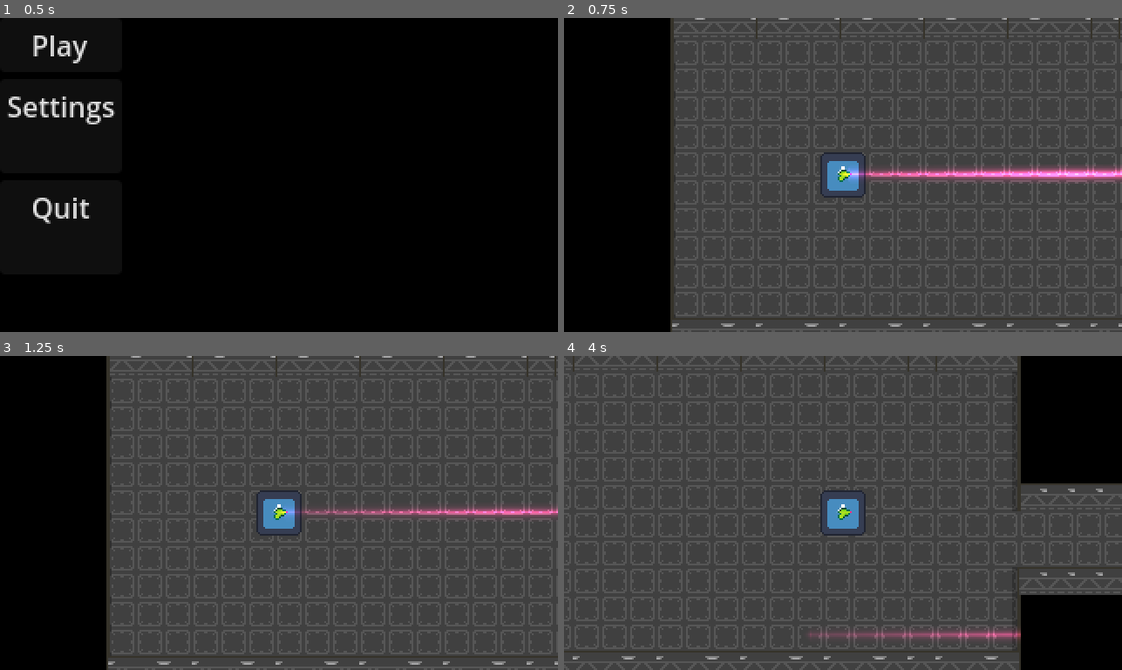
Above: before the commit, frames 1-4 (two rows, left to right).
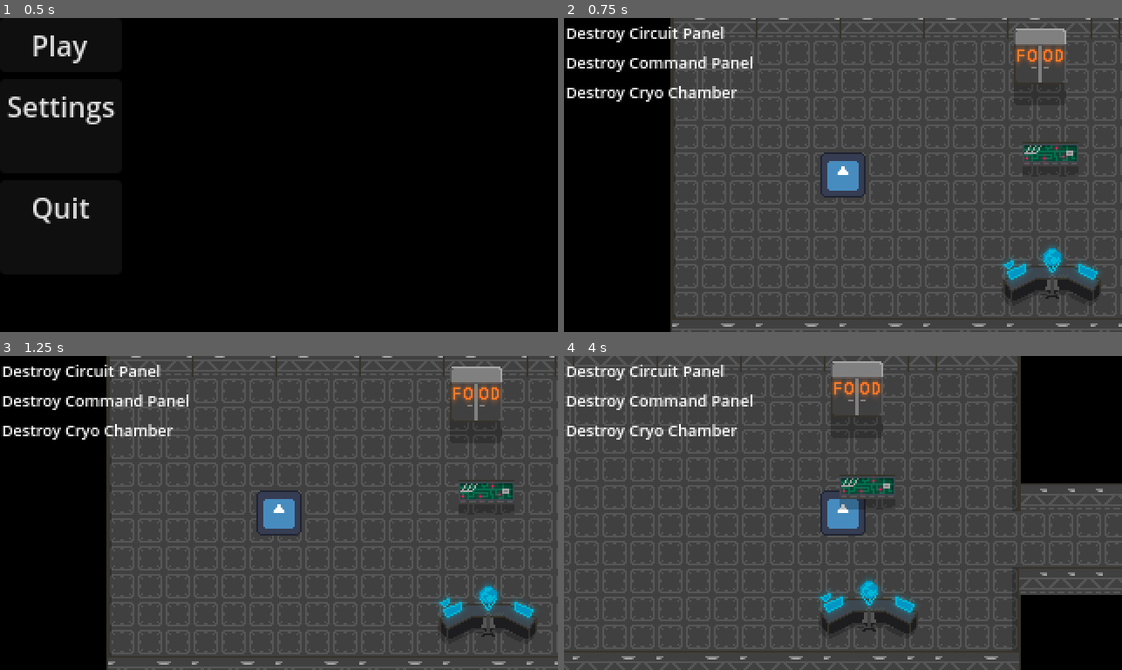
Above: after the commit, the same moments.

Repository: CrankyCranton/Godot-Jam-3
Game: Godot game, scene res://scenes/menus/main_menu.tscn
Two runs of this game, one before a commit and one after it. Both use one fixed random seed, a clock stepped at 60 frames per second and the inputs below. The project has no main scene, so this scene is started directly. The engine's default icon, where the game draws it, is replaced by a stand-in: a white triangle on a blue panel in a dark square.
Inputs (mouse positions are in pixels of both pictures, inside the frame that each line leads up to):
- Up to frame 1 (0.5 s): no input
- Up to frame 2 (0.75 s): click "Play" at 0.5 s
- Up to frame 3 (1.25 s): no input
- Up to frame 4 (4 s): move the mouse to (965, 497) at 1.27 s; hold Right (ui_right) 1.28-2.03 s; right-click (965, 497) at 1.35 s; move the mouse to (731, 528) at 2.02 s; hold Down (ui_down) 2.03-2.78 s; tap Space (dash) at 2.1, 3.6 s; move the mouse to (898, 443) at 2.77 s; hold Right (ui_right) 2.78-3.53 s; right-click (898, 443) at 2.85 s; move the mouse to (815, 575) at 3.52 s; hold Up (ui_up) from 3.53 s (still down)

Frame 1 is identical in both runs. In frame 2, 6.6% of the frame differs, in the area x 0-100%, y 2-90%; in frame 3, 5.9%; in frame 4, 5.5%.

Commit message:
yeah

Diff:
--- a/assets/tiles/tiles_test.tscn
+++ b/assets/tiles/tiles_test.tscn
@@ -635,4 +635,4 @@
 shape = SubResource("RectangleShape2D_232dr")
 
 [node name="Gun" parent="." instance=ExtResource("18_t80qv")]
-position = Vector2(13, 26)
+position = Vector2(163, 95)
--- a/player/explosive/explosive.gd
+++ b/player/explosive/explosive.gd
@@ -14,4 +14,4 @@
 	queue_free()
 
 func _on_tilemap_detector_area_entered(area: Area2D) -> void:
-	pass
+	print('yo')
--- a/player/explosive/explosive.tscn
+++ b/player/explosive/explosive.tscn
@@ -3,8 +3,8 @@
 [ext_resource type="Texture2D" uid="uid://b2eftip5kqblb" path="res://icon.svg" id="1_2yinb"]
 [ext_resource type="Script" path="res://player/explosive/explosive.gd" id="1_feu6q"]
 
-[sub_resource type="CircleShape2D" id="CircleShape2D_s4ejm"]
-radius = 4.0
+[sub_resource type="RectangleShape2D" id="RectangleShape2D_mrd1y"]
+size = Vector2(6, 6)
 
 [sub_resource type="CircleShape2D" id="CircleShape2D_lkmev"]
 radius = 16.0
@@ -14,6 +14,8 @@
 collision_mask = 2
 mass = 500.0
 gravity_scale = 1.1
+linear_damp_mode = 1
+linear_damp = -1.0
 script = ExtResource("1_feu6q")
 
 [node name="Sprite2D" type="Sprite2D" parent="."]
@@ -24,7 +26,7 @@
 wait_time = 0.6
 
 [node name="CollisionShape2D" type="CollisionShape2D" parent="."]
-shape = SubResource("CircleShape2D_s4ejm")
+shape = SubResource("RectangleShape2D_mrd1y")
 
 [node name="tilemap_detector" type="Area2D" parent="."]
 collision_layer = 8
@@ -36,3 +38,4 @@
 shape = SubResource("CircleShape2D_lkmev")
 
 [connection signal="timeout" from="FuseTimer" to="." method="_on_fuse_timer_timeout"]
+[connection signal="area_entered" from="tilemap_detector" to="." method="_on_tilemap_detector_area_entered"]
--- a/player/player.gd
+++ b/player/player.gd
@@ -5,7 +5,7 @@
 
 @onready var camera:Camera2D = $Camera2D
 @onready var dash_timer:Timer = $DashTimer
-@onready var gun:Node2D = $Gun
+#@onready var gun:Node2D = $Gun
 
 var number_of_bombs:int = 2
 
@@ -54,3 +54,6 @@
 	can_dash = false
 	await get_tree().create_timer(0.3).timeout
 	can_dash = true
+
+func remove_task(indx:int):
+	$CanvasLayer/Task_list.remove_task(2)
--- a/player/player.tscn
+++ b/player/player.tscn
@@ -3,7 +3,7 @@
 [ext_resource type="Script" path="res://player/player.gd" id="1_11ufu"]
 [ext_resource type="Texture2D" uid="uid://b2eftip5kqblb" path="res://icon.svg" id="2_ws4fl"]
 [ext_resource type="Script" path="res://player/camera_2d.gd" id="3_x245e"]
-[ext_resource type="PackedScene" uid="uid://dl5w1mq85c82p" path="res://scenes/items/gun.tscn" id="4_r7ybj"]
+[ext_resource type="PackedScene" uid="uid://b0k8ilvat2ipt" path="res://scenes/task_list.tscn" id="5_8v87v"]
 
 [sub_resource type="RectangleShape2D" id="RectangleShape2D_c2nbx"]
 
@@ -26,7 +26,12 @@
 [node name="DashTimer" type="Timer" parent="."]
 wait_time = 0.1
 
-[node name="Gun" parent="." instance=ExtResource("4_r7ybj")]
-position = Vector2(1, 0)
+[node name="CanvasLayer" type="CanvasLayer" parent="."]
+
+[node name="Task_list" parent="CanvasLayer" instance=ExtResource("5_8v87v")]
+offset_left = 1.0
+offset_top = 2.0
+offset_right = -211.0
+offset_bottom = -130.0
 
 [connection signal="timeout" from="DashTimer" to="." method="_on_dash_timer_timeout"]
--- /dev/null
+++ b/scenes/targets/Command_panel.tscn
@@ -0,0 +1,30 @@
+[gd_scene load_steps=5 format=3 uid="uid://cwphqpxoah3vh"]
+
+[ext_resource type="Texture2D" uid="uid://cs5f7dqc1w4yu" path="res://assets/targets/command_panel/command_panel.png" id="1_ibc23"]
+[ext_resource type="Script" path="res://scenes/targets/command_panel.gd" id="1_yd0i4"]
+
+[sub_resource type="RectangleShape2D" id="RectangleShape2D_2ssxf"]
+size = Vector2(57, 32)
+
+[sub_resource type="RectangleShape2D" id="RectangleShape2D_iyxax"]
+size = Vector2(95, 55)
+
+[node name="Command Panel" type="StaticBody2D"]
+script = ExtResource("1_yd0i4")
+
+[node name="Sprite2D" type="Sprite2D" parent="."]
+texture = ExtResource("1_ibc23")
+
+[node name="CollisionShape2D" type="CollisionShape2D" parent="."]
+position = Vector2(0.5, 6)
+shape = SubResource("RectangleShape2D_2ssxf")
+
+[node name="Area2D" type="Area2D" parent="."]
+collision_layer = 0
+collision_mask = 8
+
+[node name="CollisionShape2D" type="CollisionShape2D" parent="Area2D"]
+position = Vector2(0.5, 7)
+shape = SubResource("RectangleShape2D_iyxax")
+
+[connection signal="area_entered" from="Area2D" to="." method="_on_area_2d_area_entered"]
--- /dev/null
+++ b/scenes/targets/circuit_board.gd
@@ -0,0 +1,7 @@
+extends StaticBody2D
+
+
+func _on_area_2d_area_entered(area: Area2D) -> void:
+	var player = get_tree().get_first_node_in_group("player")
+	player.remove_task(0)
+	queue_free()
--- /dev/null
+++ b/scenes/targets/circuit_board.tscn
@@ -0,0 +1,30 @@
+[gd_scene load_steps=5 format=3 uid="uid://bfd183gq6qrn5"]
+
+[ext_resource type="Script" path="res://scenes/targets/circuit_board.gd" id="1_fp3my"]
+[ext_resource type="Texture2D" uid="uid://xlhy665mvtt2" path="res://assets/targets/circut_board/circut_board.png" id="1_hsq0c"]
+
+[sub_resource type="RectangleShape2D" id="RectangleShape2D_xd5bw"]
+size = Vector2(32, 14)
+
+[sub_resource type="RectangleShape2D" id="RectangleShape2D_58r1i"]
+size = Vector2(40, 22)
+
+[node name="Circuit_board" type="StaticBody2D"]
+script = ExtResource("1_fp3my")
+
+[node name="CollisionShape2D" type="CollisionShape2D" parent="."]
+position = Vector2(0, -3)
+shape = SubResource("RectangleShape2D_xd5bw")
+
+[node name="Sprite2D" type="Sprite2D" parent="."]
+texture = ExtResource("1_hsq0c")
+
+[node name="Area2D" type="Area2D" parent="."]
+collision_layer = 0
+collision_mask = 8
+
+[node name="CollisionShape2D" type="CollisionShape2D" parent="Area2D"]
+position = Vector2(0, -3)
+shape = SubResource("RectangleShape2D_58r1i")
+
+[connection signal="area_entered" from="Area2D" to="." method="_on_area_2d_area_entered"]
--- /dev/null
+++ b/scenes/targets/command_panel.gd
@@ -0,0 +1,8 @@
+extends StaticBody2D
+
+
+func _on_area_2d_area_entered(area: Area2D) -> void:
+	print("hehe")
+	var player = get_tree().get_first_node_in_group("player")
+	player.remove_task(1)
+	queue_free()
--- /dev/null
+++ b/scenes/targets/refrigerator.gd
@@ -0,0 +1,7 @@
+extends StaticBody2D
+
+func _on_area_2d_area_entered(area: Area2D) -> void:
+	print("hello")
+	var player = get_tree().get_first_node_in_group("player")
+	player.remove_task(2)
+	queue_free()
--- /dev/null
+++ b/scenes/targets/refrigerator.tscn
@@ -0,0 +1,30 @@
+[gd_scene load_steps=5 format=3 uid="uid://b1wuosho1bmhl"]
+
+[ext_resource type="Texture2D" uid="uid://dmqjq6ybbi583" path="res://assets/targets/refrigerator/refrigerator.png" id="1_n5gjc"]
+[ext_resource type="Script" path="res://scenes/targets/refrigerator.gd" id="1_qyeeo"]
+
+[sub_resource type="RectangleShape2D" id="RectangleShape2D_g2e1f"]
+size = Vector2(31, 32)
+
+[sub_resource type="RectangleShape2D" id="RectangleShape2D_0pmjw"]
+size = Vector2(52, 48)
+
+[node name="Refrigerator" type="StaticBody2D"]
+script = ExtResource("1_qyeeo")
+
+[node name="Sprite2D" type="Sprite2D" parent="."]
+texture = ExtResource("1_n5gjc")
+
+[node name="CollisionShape2D" type="CollisionShape2D" parent="."]
+position = Vector2(-0.5, -8)
+shape = SubResource("RectangleShape2D_g2e1f")
+
+[node name="Area2D" type="Area2D" parent="."]
+collision_layer = 0
+collision_mask = 8
+
+[node name="CollisionShape2D" type="CollisionShape2D" parent="Area2D"]
+position = Vector2(0, -8)
+shape = SubResource("RectangleShape2D_0pmjw")
+
+[connection signal="area_entered" from="Area2D" to="." method="_on_area_2d_area_entered"]
--- /dev/null
+++ b/scenes/task_list.gd
@@ -0,0 +1,4 @@
+extends VBoxContainer
+
+func remove_task(task:int):
+	get_child(task).queue_free()
--- a/scenes/task_list.tscn
+++ b/scenes/task_list.tscn
@@ -1,33 +1,26 @@
-[gd_scene format=3 uid="uid://b0k8ilvat2ipt"]
+[gd_scene load_steps=2 format=3 uid="uid://b0k8ilvat2ipt"]
 
-[node name="Task_list" type="Control"]
-layout_mode = 3
+[ext_resource type="Script" path="res://scenes/task_list.gd" id="1_crn1h"]
+
+[node name="Task_list" type="VBoxContainer"]
 anchors_preset = 15
 anchor_right = 1.0
 anchor_bottom = 1.0
 grow_horizontal = 2
 grow_vertical = 2
+script = ExtResource("1_crn1h")
 
-[node name="Panel" type="Panel" parent="."]
-layout_mode = 0
-offset_right = 91.0
-offset_bottom = 48.0
+[node name="Label" type="Label" parent="."]
+layout_mode = 2
+theme_override_font_sizes/font_size = 9
+text = "Destroy Circuit Panel"
 
-[node name="VBoxContainer" type="VBoxContainer" parent="Panel"]
-layout_mode = 0
-offset_right = 93.0
-offset_bottom = 56.0
+[node name="Label2" type="Label" parent="."]
+layout_mode = 2
+theme_override_font_sizes/font_size = 9
+text = "Destroy Command Panel"
 
-[node name="ItemList" type="ItemList" parent="Panel/VBoxContainer"]
+[node name="Label3" type="Label" parent="."]
 layout_mode = 2
-theme_override_font_sizes/font_size = 8
-max_text_lines = 3
-auto_height = true
-text_overrun_behavior = 0
-item_count = 2
-icon_mode = 0
-item_0/text = "Destroy Power Plant"
-item_1/text = "Destroy Controls"
-
-[node name="HBoxContainer" type="HBoxContainer" parent="Panel/VBoxContainer"]
-layout_mode = 2
+theme_override_font_sizes/font_size = 9
+text = "Destroy Cryo Chamber"
--- /dev/null
+++ b/scenes/tile_stuff/level.gd
@@ -0,0 +1,6 @@
+extends Node2D
+
+
+
+func _ready() -> void:
+	Global.tiles = $wall
--- a/scenes/tile_stuff/level.tscn
+++ b/scenes/tile_stuff/level.tscn
@@ -1,10 +1,15 @@
-[gd_scene load_steps=4 format=4 uid="uid://dq3sthl2jphud"]
+[gd_scene load_steps=8 format=4 uid="uid://dq3sthl2jphud"]
 
 [ext_resource type="PackedScene" uid="uid://dddb85tuer0m3" path="res://scenes/tile_stuff/walls_tiles.tscn" id="1_4bfp6"]
+[ext_resource type="Script" path="res://scenes/tile_stuff/level.gd" id="1_t2uig"]
 [ext_resource type="PackedScene" uid="uid://dugnkc5e0uj6b" path="res://scenes/tile_stuff/floor.tscn" id="2_2o432"]
 [ext_resource type="PackedScene" uid="uid://bgou0u66jm82e" path="res://player/player.tscn" id="2_et8wx"]
+[ext_resource type="PackedScene" uid="uid://b1wuosho1bmhl" path="res://scenes/targets/refrigerator.tscn" id="5_4w7dk"]
+[ext_resource type="PackedScene" uid="uid://bfd183gq6qrn5" path="res://scenes/targets/circuit_board.tscn" id="6_site6"]
+[ext_resource type="PackedScene" uid="uid://cwphqpxoah3vh" path="res://scenes/targets/Command_panel.tscn" id="7_i4oym"]
 
 [node name="level" type="Node2D"]
+script = ExtResource("1_t2uig")
 
 [node name="floor" parent="." instance=ExtResource("1_4bfp6")]
 tile_map_data = PackedByteArray("AAABAAEAAAAAAAgAAAABAAIAAAAAAAgAAAABAAMAAAAAAAgAAAABAAQAAAAAAAgAAAABAAUAAAAAAAgAAAABAA …(77296 unchanged characters)…
@@ -18,3 +23,14 @@
 [node name="builder_aliens" type="Node" parent="."]
 
 [node name="Guard_aliens" type="Node" parent="."]
+
+[node name="Targets" type="Node" parent="."]
+
+[node name="Refrigerator" parent="Targets" instance=ExtResource("5_4w7dk")]
+position = Vector2(211, 18)
+
+[node name="Circuit_board" parent="Targets" instance=ExtResource("6_site6")]
+position = Vector2(217, 69)
+
+[node name="Command Panel" parent="Targets" instance=ExtResource("7_i4oym")]
+position = Vector2(218, 129)
--- a/scripts/Global.gd
+++ b/scripts/Global.gd
@@ -1,3 +1,5 @@
 extends Node
 
 var tiles:TileMapLayer
+
+var task_list:Control
--- a/scripts/bomb_detector.gd
+++ b/scripts/bomb_detector.gd
@@ -6,6 +6,5 @@
 	tile_position = Global.tiles.local_to_map(global_position)
 
 func _on_area_entered(area: Area2D) -> void:
-	print("hello")
 	Global.tiles.erase_cell(tile_position)
 	queue_free()
